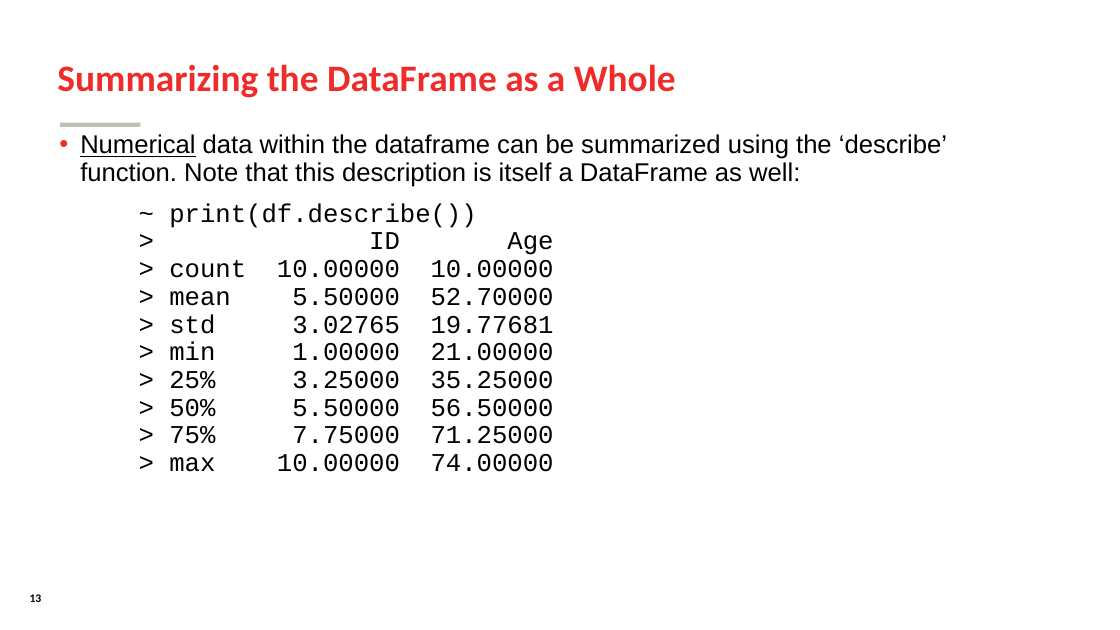
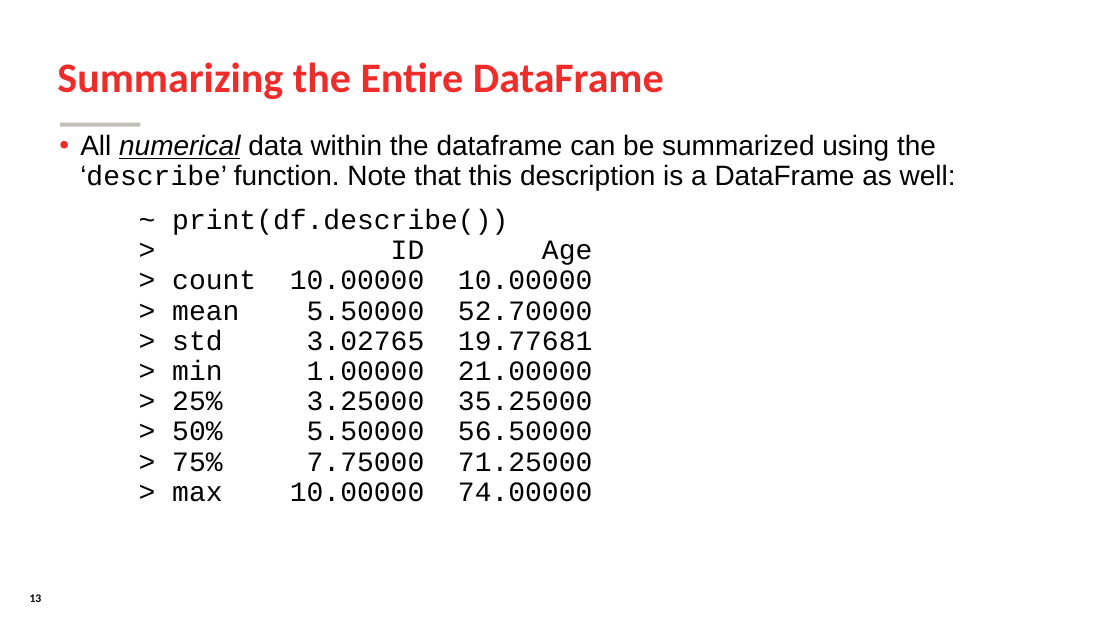
Before and after one commit to SomeoneInParticular/MDPR613_CourseMaterial, a slide deck: slide 13 of PythonCrashCourse/Unit2_DataManagement/Unit2_DataManagement.odp. Drawn at 1120x630 pixels with LibreOffice and Linux fonts; fonts in the diff are those of the drawing; background and template pictures are left out. Boxes give left, top, right and bottom in pixels: in the first picture for what was removed or moved away, otherwise in the second. Text is boxed around its words. In the diff, an @@ line names an element or a change of style, - is before the commit and + after.

```diff
--- a/PythonCrashCourse/Unit2_DataManagement/Unit2_DataManagement.odp
+++ b/PythonCrashCourse/Unit2_DataManagement/Unit2_DataManagement.odp
@@ title at [57, 62, 664, 99]: text changed; size 32 to 36 pt @@
-Summarizing the DataFrame as a Whole
+Summarizing the Entire DataFrame
@@ text at [80, 134, 956, 191]: text changed; size 22 to 24 pt @@
-• Numerical data within the dataframe can be summarized using the ‘describe’ function. Note that this description is itself a DataFrame as well:
+• All numerical data within the dataframe can be summarized using the ‘describe’ function. Note that this description is a DataFrame as well:
@@ text at [172, 209, 592, 502]: size 22 to 24 pt in "~ print(df.describe()) > ID Age > count ..." @@
```
Also in this commit, not shown: 19 other slides changed, 31 other files.
